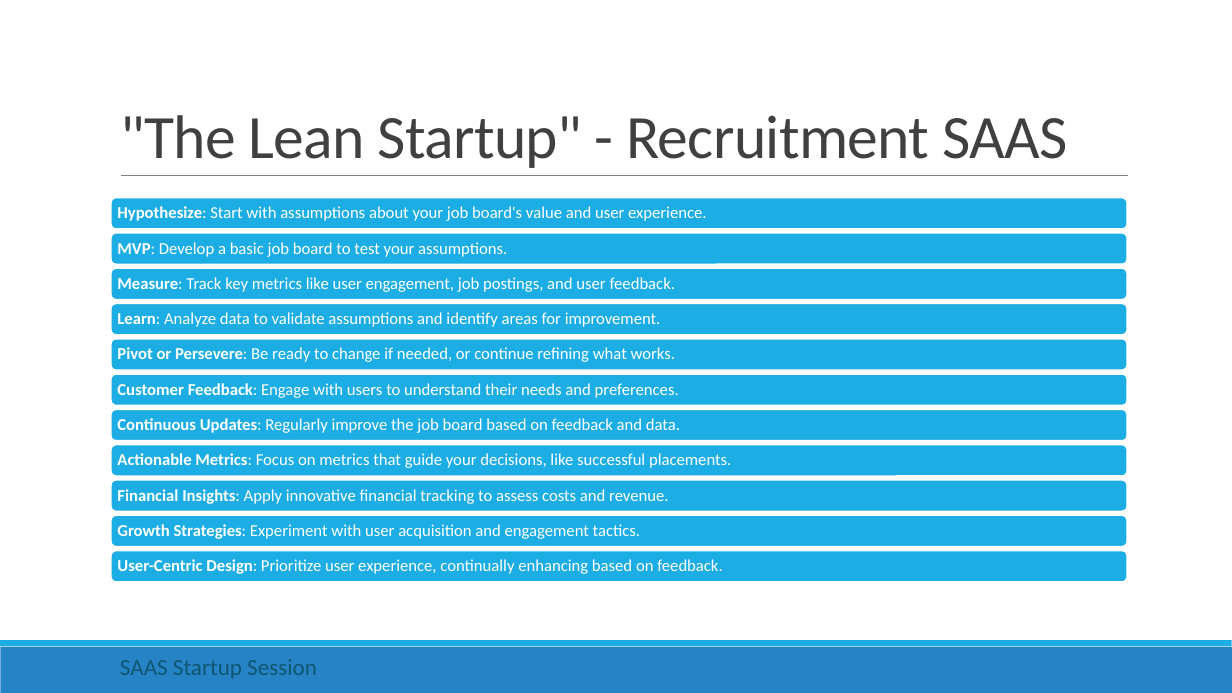
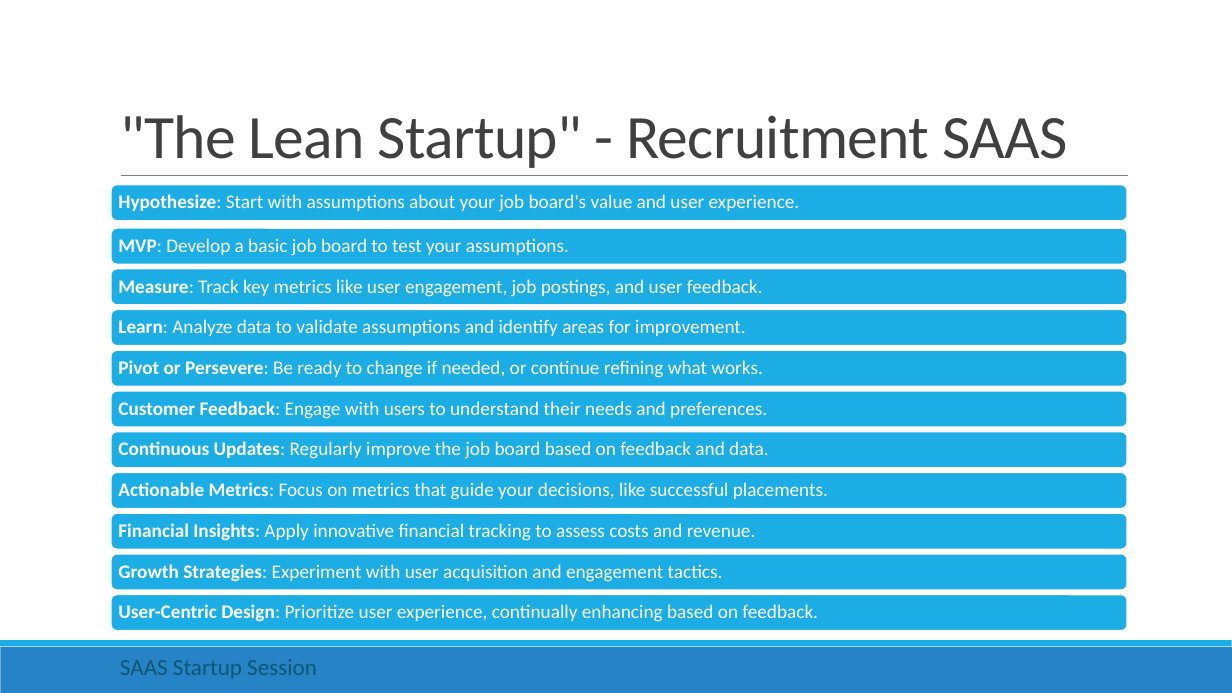
Before and after one commit to rishigujadhur1/Slides, a slide deck: slide 4 of Startups/Startup Session 0.pptx. Drawn at 1232x693 pixels with LibreOffice and Linux fonts; fonts in the diff are those of the drawing. Boxes give left, top, right and bottom in pixels: in the first picture for what was removed or moved away, otherwise in the second. Text is boxed around its words. In the diff, an @@ line names an element or a change of style, - is before the commit and + after.

Commit message:
SAAS contract Clauses

```diff
--- a/Startups/Startup Session 0.pptx
+++ b/Startups/Startup Session 0.pptx
@@ rounded rectangle: place and size @@
-rounded rectangle at bbox=[111, 198, 1128, 229]
+rounded rectangle at bbox=[111, 185, 1128, 221]
@@ text "Hypothesize: Start with assumptions about ...": place and size @@
-text "Hypothesize: Start with assumptions about ..." at bbox=[117, 206, 706, 221]
+text "Hypothesize: Start with assumptions about ..." at bbox=[118, 194, 800, 212]
@@ rounded rectangle: place and size @@
-rounded rectangle at bbox=[111, 233, 1128, 264]
+rounded rectangle at bbox=[111, 228, 1128, 264]
@@ rounded rectangle: place and size @@
-rounded rectangle at bbox=[111, 268, 1128, 299]
+rounded rectangle at bbox=[111, 269, 1128, 305]
@@ rounded rectangle: place and size @@
-rounded rectangle at bbox=[111, 303, 1128, 335]
+rounded rectangle at bbox=[111, 310, 1128, 346]
@@ rounded rectangle: place and size @@
-rounded rectangle at bbox=[111, 339, 1128, 371]
+rounded rectangle at bbox=[111, 350, 1128, 386]
@@ text "Pivot or Persevere: Be ready ...": place and size @@
-text "Pivot or Persevere: Be ready ..." at bbox=[117, 347, 675, 362]
+text "Pivot or Persevere: Be ready ..." at bbox=[118, 360, 762, 378]
@@ rounded rectangle: place and size @@
-rounded rectangle at bbox=[111, 409, 1128, 441]
+rounded rectangle at bbox=[111, 391, 1128, 427]
@@ text "Customer Feedback: Engage with users ...": place and size @@
-text "Customer Feedback: Engage with users ..." at bbox=[117, 383, 679, 398]
+text "Customer Feedback: Engage with users ..." at bbox=[118, 401, 767, 419]
@@ rounded rectangle: place and size @@
-rounded rectangle at bbox=[111, 445, 1128, 476]
+rounded rectangle at bbox=[111, 432, 1128, 468]
@@ text "Continuous Updates: Regularly improve the ...": place and size @@
-text "Continuous Updates: Regularly improve the ..." at bbox=[117, 418, 680, 433]
+text "Continuous Updates: Regularly improve the ..." at bbox=[118, 441, 768, 459]
@@ rounded rectangle: place and size @@
-rounded rectangle at bbox=[111, 480, 1128, 511]
+rounded rectangle at bbox=[111, 472, 1128, 508]
@@ text "Actionable Metrics: Focus on metrics ...": place and size @@
-text "Actionable Metrics: Focus on metrics ..." at bbox=[117, 453, 731, 468]
+text "Actionable Metrics: Focus on metrics ..." at bbox=[118, 482, 828, 500]
@@ text "Financial Insights: Apply innovative financial ...": place and size @@
-text "Financial Insights: Apply innovative financial ..." at bbox=[117, 489, 668, 504]
+text "Financial Insights: Apply innovative financial ..." at bbox=[118, 523, 756, 541]
@@ rounded rectangle: place and size @@
-rounded rectangle at bbox=[111, 551, 1128, 582]
+rounded rectangle at bbox=[111, 554, 1128, 590]
@@ text "Growth Strategies: Experiment with user ...": place and size @@
-text "Growth Strategies: Experiment with user ..." at bbox=[117, 524, 640, 539]
+text "Growth Strategies: Experiment with user ..." at bbox=[118, 564, 723, 582]
@@ rounded rectangle: place and size @@
-rounded rectangle at bbox=[111, 374, 1128, 406]
+rounded rectangle at bbox=[111, 594, 1128, 630]
@@ size 13 to 15 pt in 11 elements at bbox=[118, 238, 569, 256], bbox=[118, 279, 763, 297], bbox=[118, 319, 746, 336], bbox=[118, 194, 800, 212], bbox=[118, 360, 762, 378], bbox=[118, 401, 767, 419], bbox=[118, 441, 768, 459], bbox=[118, 482, 828, 500], bbox=[118, 523, 756, 541], bbox=[118, 564, 723, 582], bbox=[118, 604, 818, 622] @@
@@ text "User-Centric Design: Prioritize user experience, ...": place and size @@
-text "User-Centric Design: Prioritize user experience, ..." at bbox=[117, 559, 722, 574]
+text "User-Centric Design: Prioritize user experience, ..." at bbox=[118, 604, 818, 622]
```
Also in this commit, not shown: 2 other slides changed, 6 slides added, 1 slide removed, 3 other files.
